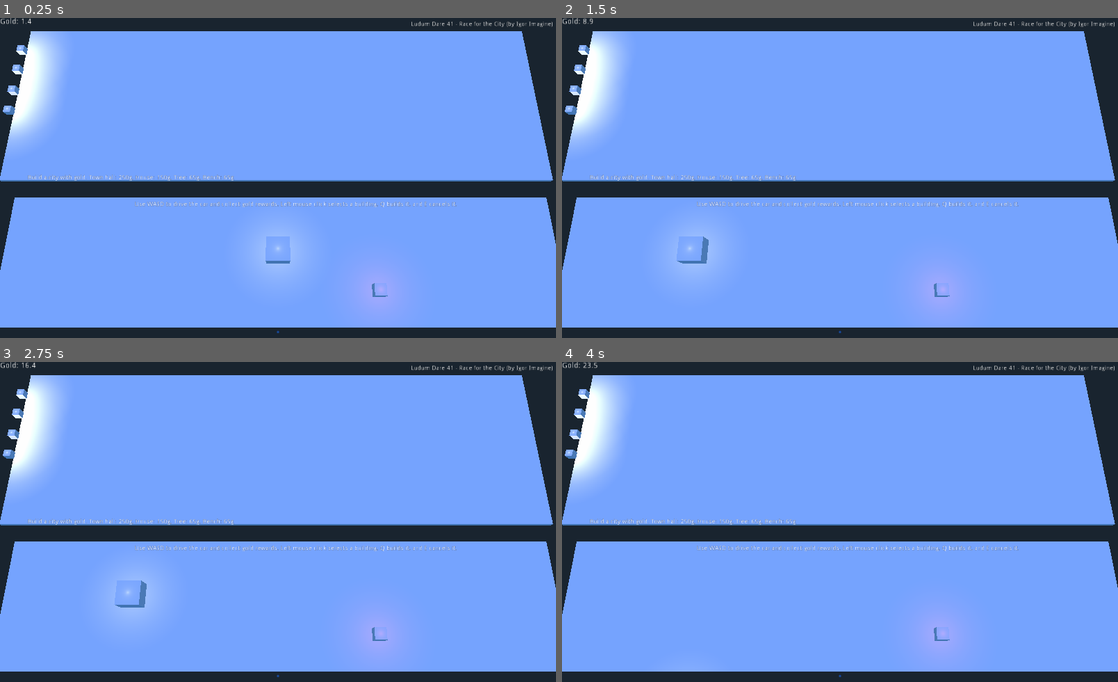
Above: before the commit, frames 1-4 (two rows, left to right).
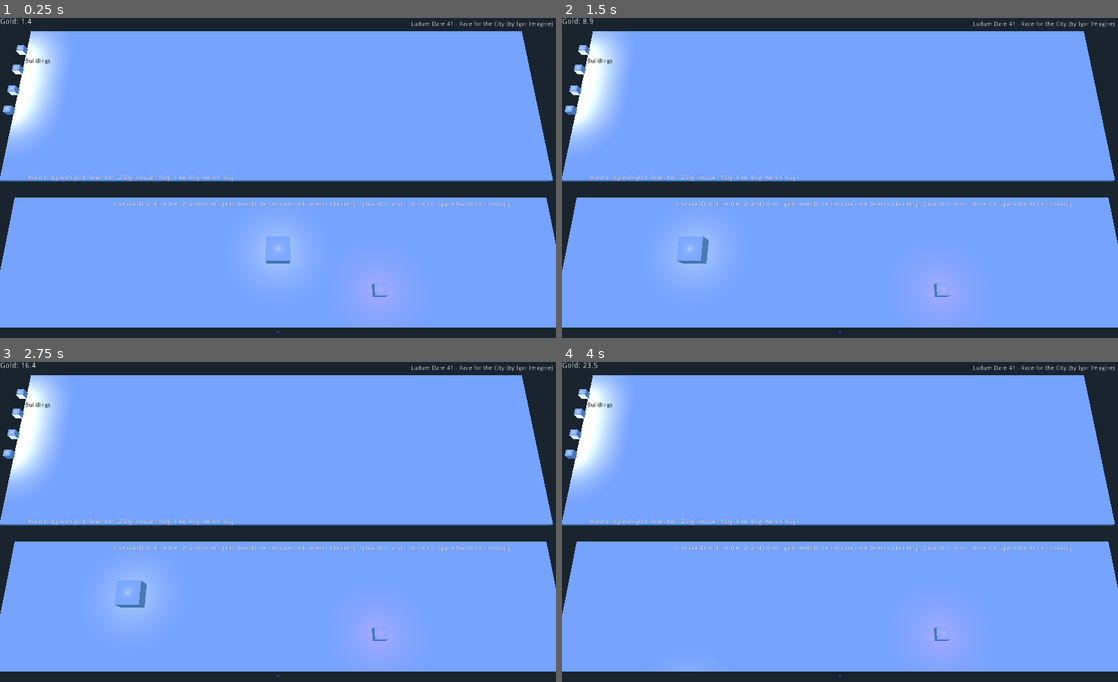
Above: after the commit, the same moments.

Repository: igorimagine/ld41-race-for-the-city
Game: Godot game, scene res://scenes/Game.tscn
Same seed, same stepped clock (60 frames per second), same inputs: the game is played once before the commit and once after it.
Inputs (mouse positions are in pixels of both pictures, inside the frame that each line leads up to):
- Up to frame 1 (0.25 s): no input
- Up to frame 2 (1.5 s): move the mouse to (962, 165) at 0.52 s; hold A (A) 0.53-1.28 s; tap D (D) at 0.8, 1.35 s; move the mouse to (728, 197) at 1.27 s
- Up to frame 3 (2.75 s): tap E (E) at 1.55, 2.1 s; tap Enter at 2 s; move the mouse to (333, 451) at 2.02 s; tap Q (Q) at 2.3 s
- Up to frame 4 (4 s): tap Space (Space, bound only after the commit) at 2.75 s; move the mouse to (812, 589) at 2.77 s; tap Q (Q) at 2.85 s; tap S (S) at 3.05 s; tap Enter at 3.5 s; move the mouse to (1006, 573) at 3.52 s; hold S (S) from 3.53 s (still down); tap W (W) at 3.8 s

The runs differ from the first frame. In frame 1, 0.6% of the frame differs, in the area x 4-92%, y 12-60%; in frame 2, 0.6%; in frame 3, 0.6%; in frame 4, 0.6%.

Commit message:
Added continous selection

Diff:
--- a/ttr1/project.godot
+++ b/ttr1/project.godot
@@ -10,7 +10,7 @@
 
 [application]
 
-config/name="TimeToRace"
+config/name="Race for the City V02"
 run/main_scene="res://scenes/Game.tscn"
 config/icon="res://icon.png"
 
@@ -30,6 +30,8 @@
  ]
 E=[ Object(InputEventKey,"resource_local_to_scene":false,"resource_name":"","device":0,"alt":false,"shift":false,"control":false,"meta":false,"command":false,"pressed":false,"scancode":69,"unicode":0,"echo":false,"script":null)
  ]
+Space=[ Object(InputEventKey,"resource_local_to_scene":false,"resource_name":"","device":0,"alt":false,"shift":false,"control":false,"meta":false,"command":false,"pressed":false,"scancode":32,"unicode":0,"echo":false,"script":null)
+ ]
 
 [rendering]
 
--- a/ttr1/scenes/Game.tscn
+++ b/ttr1/scenes/Game.tscn
@@ -131,9 +131,9 @@
 anchor_top = 0.0
 anchor_right = 0.0
 anchor_bottom = 0.0
-margin_left = 248.0
+margin_left = 210.0
 margin_top = 338.0
-margin_right = 991.0
+margin_right = 1123.0
 margin_bottom = 352.0
 rect_scale = Vector2( 0.8, 0.8 )
 rect_pivot_offset = Vector2( 0, 0 )
@@ -142,7 +142,7 @@
 mouse_default_cursor_shape = 0
 size_flags_horizontal = 1
 size_flags_vertical = 4
-text = "Use WASD to drive the car and collect gold rewards. Left mouse click selects a building. Q builds it, and E cancels it."
+text = "Use WASD to drive the car and collect gold rewards. Left mouse click selects a building. Q builds it, and E cancels it. Space builds continuously"
 percent_visible = 1.0
 lines_skipped = 0
 max_lines_visible = -1
@@ -226,7 +226,47 @@
 max_lines_visible = -1
 _sections_unfolded = [ "Rect", "Visibility" ]
 
-[node name="CarSpatial" type="Spatial" parent="." index="8"]
+[node name="BuildingsMsgTextureRect" type="TextureRect" parent="." index="8"]
+
+anchor_left = 0.0
+anchor_top = 0.0
+anchor_right = 0.0
+anchor_bottom = 0.0
+margin_right = 40.0
+margin_bottom = 40.0
+rect_pivot_offset = Vector2( 0, 0 )
+rect_clip_content = false
+mouse_filter = 1
+mouse_default_cursor_shape = 0
+size_flags_horizontal = 1
+size_flags_vertical = 1
+stretch_mode = 0
+
+[node name="BuildingsMsgLabel" type="Label" parent="BuildingsMsgTextureRect" index="0"]
+
+anchor_left = 0.0
+anchor_top = 0.0
+anchor_right = 0.0
+anchor_bottom = 0.0
+margin_left = 46.0
+margin_top = 74.0
+margin_right = 392.0
+margin_bottom = 88.0
+rect_scale = Vector2( 0.8, 0.8 )
+rect_pivot_offset = Vector2( 0, 0 )
+rect_clip_content = false
+mouse_filter = 2
+mouse_default_cursor_shape = 0
+size_flags_horizontal = 1
+size_flags_vertical = 4
+custom_colors/font_color = Color( 0, 0, 0, 1 )
+text = "Buildings"
+percent_visible = 1.0
+lines_skipped = 0
+max_lines_visible = -1
+_sections_unfolded = [ "Rect", "Visibility", "custom_colors" ]
+
+[node name="CarSpatial" type="Spatial" parent="." index="9"]
 
 editor/display_folded = true
 
@@ -257,7 +297,7 @@
 omni_shadow_detail = 1
 _sections_unfolded = [ "Light" ]
 
-[node name="RewardSpatial" type="Spatial" parent="." index="9"]
+[node name="RewardSpatial" type="Spatial" parent="." index="10"]
 
 editor/display_folded = true
 transform = Transform( 0.5, 0, 0, 0, 0.5, 0, 0, 0, 0.5, -18.268, 0, 0 )
@@ -288,7 +328,7 @@
 omni_shadow_detail = 1
 _sections_unfolded = [ "Light" ]
 
-[node name="TownHallUISpatial" type="Spatial" parent="." index="10"]
+[node name="TownHallUISpatial" type="Spatial" parent="." index="11"]
 
 transform = Transform( 0.33, 0, 0, 0, 0.33, 0, 0, 0, 0.33, -25.218, 0, -19.7852 )
 _sections_unfolded = [ "Transform" ]
@@ -317,7 +357,7 @@
 omni_shadow_mode = 1
 omni_shadow_detail = 1
 
-[node name="HouseUISpatial" type="Spatial" parent="." index="11"]
+[node name="HouseUISpatial" type="Spatial" parent="." index="12"]
 
 transform = Transform( 0.33, 0, 0, 0, 0.33, 0, 0, 0, 0.33, -25.218, 0, -17.5801 )
 _sections_unfolded = [ "Transform" ]
@@ -346,7 +386,7 @@
 omni_shadow_mode = 1
 omni_shadow_detail = 1
 
-[node name="TreeUISpatial" type="Spatial" parent="." index="12"]
+[node name="TreeUISpatial" type="Spatial" parent="." index="13"]
 
 transform = Transform( 0.33, 0, 0, 0, 0.33, 0, 0, 0, 0.33, -25.218, 0, -15.3206 )
 _sections_unfolded = [ "Transform" ]
@@ -375,7 +415,7 @@
 omni_shadow_mode = 1
 omni_shadow_detail = 1
 
-[node name="BenchUISpatial" type="Spatial" parent="." index="13"]
+[node name="BenchUISpatial" type="Spatial" parent="." index="14"]
 
 transform = Transform( 0.33, 0, 0, 0, 0.33, 0, 0, 0, 0.33, -25.218, 0, -13.1925 )
 _sections_unfolded = [ "Transform" ]
@@ -404,7 +444,7 @@
 omni_shadow_mode = 1
 omni_shadow_detail = 1
 
-[node name="YellowCubeSpatial" type="Spatial" parent="." index="14"]
+[node name="YellowCubeSpatial" type="Spatial" parent="." index="15"]
 
 transform = Transform( 1, 0, 0, 0, 1, 0, 0, 0, 1, 68.2062, 0, -17.0712 )
 _sections_unfolded = [ "Transform" ]
@@ -435,12 +475,12 @@
 omni_shadow_mode = 1
 omni_shadow_detail = 1
 
-[node name="BasicTree1" parent="." index="15" instance=ExtResource( 4 )]
+[node name="BasicTree1" parent="." index="16" instance=ExtResource( 4 )]
 
 transform = Transform( 0.254988, 0, -0.209478, 0, 0.33, 0, 0.209478, 0, 0.254988, 0, 0, -11.5492 )
 visible = false
 
-[node name="BasicBench1" parent="." index="16" instance=ExtResource( 5 )]
+[node name="BasicBench1" parent="." index="17" instance=ExtResource( 5 )]
 
 transform = Transform( 1, 0, 0, 0, 1, 0, 0, 0, 1, -2.6194, 0, -13.4804 )
 visible = false
--- a/ttr1/scripts/Game.gd
+++ b/ttr1/scripts/Game.gd
@@ -16,6 +16,8 @@
 #onready var yellow_cube_scene = load("res://scenes/YellowCube.tscn")
 onready var no_gold_label = $NoGoldErrMsgTextureRect/NoGoldErrMsgLabel
 onready var city_tutorial_label = $CityTutorialMsgTextureRect2/CityTutorialMsgLabel
+onready var last_buildable_entity_selected = -1
+onready var buildable_entities = []
 onready var basic_house_scene = load("res://scenes/BasicHouse3.tscn")
 onready var basic_town_hall_scene = load("res://scenes/BasicTownHall.tscn")
 onready var basic_tree_scene = load("res://scenes/BasicTree1.tscn")
@@ -33,21 +35,29 @@
 	_move_reward()
 	no_gold_label.text = ""
 	townhallBuildableEntity = BuildableEntity.new()
+	townhallBuildableEntity.entity_id = 0
 	townhallBuildableEntity.entity_ui_area = $TownHallUISpatial/TownHallUICube/Area
 	townhallBuildableEntity.scene_instance = basic_town_hall_scene
 	townhallBuildableEntity.gold_price = 250
+	buildable_entities.append(townhallBuildableEntity)
 	houseBuildableEntity = BuildableEntity.new()
+	houseBuildableEntity.entity_id = 1
 	houseBuildableEntity.entity_ui_area = $HouseUISpatial/HouseUICube/Area
 	houseBuildableEntity.scene_instance = basic_house_scene
 	houseBuildableEntity.gold_price = 150
+	buildable_entities.append(houseBuildableEntity)
 	treeBuildableEntity = BuildableEntity.new()
+	treeBuildableEntity.entity_id = 2
 	treeBuildableEntity.entity_ui_area = $TreeUISpatial/TreeUICube/Area
 	treeBuildableEntity.scene_instance = basic_tree_scene
 	treeBuildableEntity.gold_price = 65
+	buildable_entities.append(treeBuildableEntity)
 	benchBuildableEntity = BuildableEntity.new()
+	benchBuildableEntity.entity_id = 3
 	benchBuildableEntity.entity_ui_area = $BenchUISpatial/BenchUICube/Area
 	benchBuildableEntity.scene_instance = basic_bench_scene
 	benchBuildableEntity.gold_price = 65
+	buildable_entities.append(benchBuildableEntity)
 	if test_prices:
 		townhallBuildableEntity.gold_price = 1
 		houseBuildableEntity.gold_price = 1
@@ -57,6 +67,7 @@
 	pass
 
 class BuildableEntity:
+	var entity_id = -1
 	var entity_ui_area = null
 	var entity_ui_area_hit = false
 	var entity_must_be_built = false
@@ -67,11 +78,15 @@
 	var scene_instance = null
 	var gold_price = 0
 
-	func do_lmb_logic(hit):
+	func do_lmb_logic(hit, parent):
 		if hit.size() != 0:
 			if hit.collider_id == entity_ui_area.get_instance_id():
-				entity_ui_area_hit = true
-				entity_building_number += 1
+				lmb_inner_logic(parent)
+
+	func lmb_inner_logic(parent):
+		entity_ui_area_hit = true
+		entity_building_number += 1
+		parent.last_buildable_entity_selected = entity_id
 
 	func process_beginning():
 		entity_building = null
@@ -101,12 +116,17 @@
 
 	func input_add_logic(gold_entity):
 		if entity_must_be_built:
-			if gold_entity.gold >= gold_price:
-				entity_must_be_built = false
-				entity_ui_area_hit = false
-				gold_entity.gold -= gold_price
-			else:
-				err_msg_not_enough_gold(gold_price, gold_entity.no_gold_label)
+			entity_can_be_built(gold_entity)
+
+	func entity_can_be_built(gold_entity):
+		if gold_entity.gold >= gold_price:
+			entity_must_be_built = false
+			entity_ui_area_hit = false
+			gold_entity.gold -= gold_price
+			return true
+		else:
+			err_msg_not_enough_gold(gold_price, gold_entity.no_gold_label)
+			return false
 
 	func err_msg_not_enough_gold(gold_price, label):
 		#finish me
@@ -128,10 +148,11 @@
 	var to = ray_origin + ray_direction * 1000.0
 	var space_state = ground_top.get_world().direct_space_state
 	var hit = space_state.intersect_ray(from, to)
-	townhallBuildableEntity.do_lmb_logic(hit)
-	houseBuildableEntity.do_lmb_logic(hit)
-	treeBuildableEntity.do_lmb_logic(hit)
-	benchBuildableEntity.do_lmb_logic(hit)
+	# INSERT LAST BUILDING LOGIC IN THE IMPLEMENTING METHOD
+	townhallBuildableEntity.do_lmb_logic(hit, self)
+	houseBuildableEntity.do_lmb_logic(hit, self)
+	treeBuildableEntity.do_lmb_logic(hit, self)
+	benchBuildableEntity.do_lmb_logic(hit, self)
 
 func _process(delta):
 	reward_delay -= 1
@@ -175,6 +196,28 @@
 		houseBuildableEntity.input_remove_logic()
 		treeBuildableEntity.input_remove_logic()
 		benchBuildableEntity.input_remove_logic()
+	if Input.is_action_just_pressed("Space"):
+		#continous build
+		#failed idea: benchBuildableEntity.do_lmb_logic(null, true)
+
+		#treeBuildableEntity.lmb_inner_logic() #it works!
+		# Dirty hack, game jam ending soon
+#		if entity_can_be_built():
+#			_add_building()
+#			if last_buildable_entity_selected != -1:
+#				buildable_entities[last_buildable_entity_selected].lmb_inner_logic(self)
+
+		if last_buildable_entity_selected != -1:
+			var currently_selected_entity = buildable_entities[last_buildable_entity_selected]
+			if currently_selected_entity.entity_can_be_built(self):
+				_add_building()
+				buildable_entities[last_buildable_entity_selected].lmb_inner_logic(self)
+
+func _add_building():
+	townhallBuildableEntity.input_add_logic(self)
+	houseBuildableEntity.input_add_logic(self)
+	treeBuildableEntity.input_add_logic(self)
+	benchBuildableEntity.input_add_logic(self)
 
 func _move_reward():
 	var x_range = rand_range(-21.7, 21.7)
Not shown, changed: ttr1/export_presets.cfg
